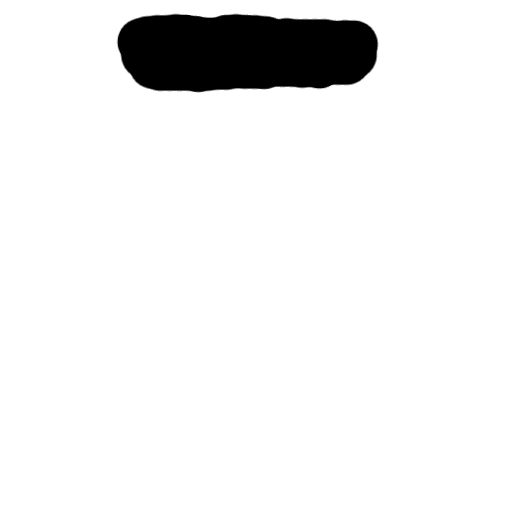
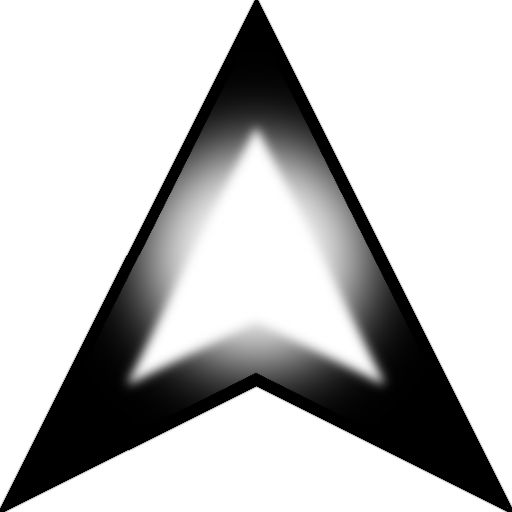
Layered file, before and after one edit (512px x 512px). Changes by layer:
removed layer "arrow" over <box>116,13,379,93</box>
added layer "Layer copy" above "Background" over <box>0,0,512,512</box>
painted on "Background", masked it over <box>30,29,483,484</box>
added layer "Layer copy #2" above "Layer copy #1" over <box>116,116,396,396</box>
added layer "Layer" over <box>0,0,512,512</box>
